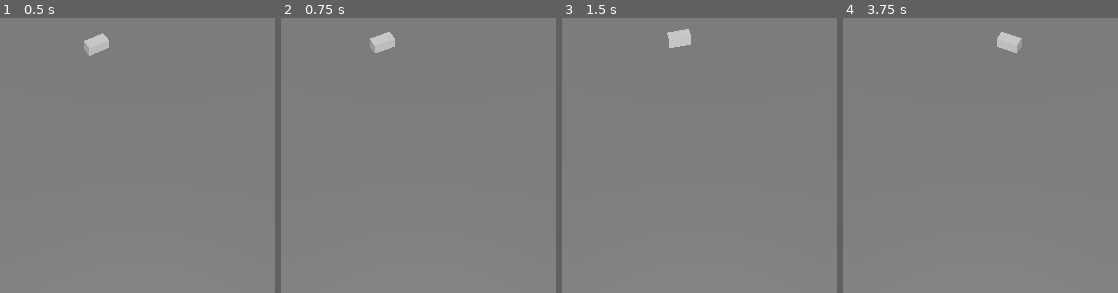
Above: before the commit, frames 1-4 (left to right).
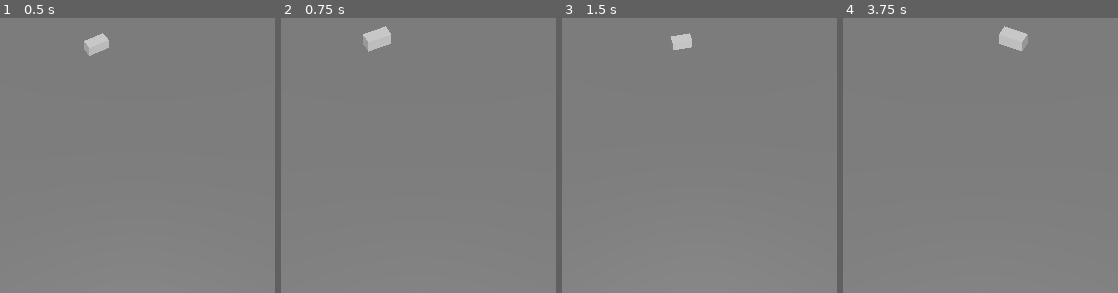
Above: after the commit, the same moments.

Repository: RaymoZou/gmtk-2025
Game: Godot game, scene res://main.tscn
Two runs of this game, one before a commit and one after it. Both use one fixed random seed, a clock stepped at 60 frames per second and the inputs below.
Inputs (mouse positions are in pixels of both pictures, inside the frame that each line leads up to):
- Up to frame 1 (0.5 s): no input
- Up to frame 2 (0.75 s): move the mouse to (outside the picture) at 0.52 s; hold Mouse wheel up (scroll_down, bound only after the commit) from 0.53 s (still down)
- Up to frame 3 (1.5 s): tap Mouse wheel down (scroll_up, bound only after the commit) at 0.8, 1.35 s; tap Enter at 1.25 s; move the mouse to (outside the picture) at 1.27 s; release Mouse wheel up (scroll_down, bound only after the commit) at 1.28 s
- Up to frame 4 (3.75 s): tap Mouse wheel up (scroll_down, bound only after the commit) at 1.55, 3.05 s; move the mouse to (outside the picture) at 2.02 s; hold Mouse wheel up (scroll_down, bound only after the commit) 2.03-2.78 s; tap Mouse wheel down (scroll_up, bound only after the commit) at 2.3, 2.85 s; move the mouse to (939, 158) at 2.77 s; move the mouse to (outside the picture) at 3.52 s; hold Mouse wheel up (scroll_down, bound only after the commit) from 3.53 s (still down)

Frame 1 is identical in both runs. In frame 2, 0.5% of the frame differs, in the area x 29-42%, y 2-13%; in frame 3, 0.3%; in frame 4, 0.5%.

Commit message:
add: player camera zoom

Diff:
--- /dev/null
+++ b/camera.gd
@@ -0,0 +1,11 @@
+# player camera controls - assumes Orthogonal projection
+extends Camera3D
+
+const ZOOM_AMOUNT = 10
+
+func _unhandled_input(event: InputEvent) -> void:
+	if event.is_action_pressed("scroll_down"):
+		size -= ZOOM_AMOUNT
+
+	if event.is_action_pressed("scroll_up"):
+		size += ZOOM_AMOUNT
--- /dev/null
+++ b/camera_3d.tscn
@@ -0,0 +1,9 @@
+[gd_scene load_steps=2 format=3 uid="uid://dg4i67u2778m2"]
+
+[ext_resource type="Script" uid="uid://cjfq4airduips" path="res://camera.gd" id="1_86a6h"]
+
+[node name="Camera3D" type="Camera3D"]
+transform = Transform3D(1, 0, 0, 0, 0.707107, 0.707107, 0, -0.707107, 0.707107, 0, 0, 0)
+projection = 1
+size = 80.0
+script = ExtResource("1_86a6h")
--- a/main.tscn
+++ b/main.tscn
@@ -1,6 +1,7 @@
-[gd_scene load_steps=4 format=3 uid="uid://v7vywqu30d8u"]
+[gd_scene load_steps=5 format=3 uid="uid://v7vywqu30d8u"]
 
 [ext_resource type="Script" path="res://move.gd" id="1_0xm2m"]
+[ext_resource type="PackedScene" uid="uid://dg4i67u2778m2" path="res://camera_3d.tscn" id="1_h2yge"]
 [ext_resource type="PackedScene" uid="uid://hrrmvxfuv0pg" path="res://bus.tscn" id="1_ig7tw"]
 
 [sub_resource type="Curve3D" id="Curve3D_ig7tw"]
@@ -16,10 +17,8 @@
 [node name="CSGBox3D" type="CSGBox3D" parent="."]
 transform = Transform3D(247.684, 0, 0, 0, 1, 0, 0, 0, 225.866, 0, 0, 0)
 
-[node name="Camera3D" type="Camera3D" parent="."]
+[node name="Camera3D" parent="." instance=ExtResource("1_h2yge")]
 transform = Transform3D(1, 0, 0, 0, 0.707107, 0.707107, 0, -0.707107, 0.707107, 0, 36, 29)
-projection = 1
-size = 80.0
 
 [node name="DirectionalLight3D" type="DirectionalLight3D" parent="."]
 transform = Transform3D(1, 0, 0, 0, 0.707107, 0.707107, 0, -0.707107, 0.707107, -3, 9, 7)
--- a/project.godot
+++ b/project.godot
@@ -15,6 +15,19 @@
 config/features=PackedStringArray("4.4", "GL Compatibility")
 config/icon="res://icon.svg"
 
+[input]
+
+scroll_up={
+"deadzone": 0.2,
+"events": [null, Object(InputEventMouseButton,"resource_local_to_scene":false,"resource_name":"","device":-1,"window_id":0,"alt_pressed":false,"shift_pressed":false,"ctrl_pressed":false,"meta_pressed":false,"button_mask":0,"position":Vector2(0, 0),"global_position":Vector2(0, 0),"factor":1.0,"button_index":5,"canceled":false,"pressed":false,"double_click":false,"script":null)
+]
+}
+scroll_down={
+"deadzone": 0.2,
+"events": [Object(InputEventMouseButton,"resource_local_to_scene":false,"resource_name":"","device":-1,"window_id":0,"alt_pressed":false,"shift_pressed":false,"ctrl_pressed":false,"meta_pressed":false,"button_mask":0,"position":Vector2(0, 0),"global_position":Vector2(0, 0),"factor":1.0,"button_index":4,"canceled":false,"pressed":false,"double_click":false,"script":null)
+]
+}
+
 [rendering]
 
 renderer/rendering_method="gl_compatibility"
Not shown, added: camera.gd.uid
